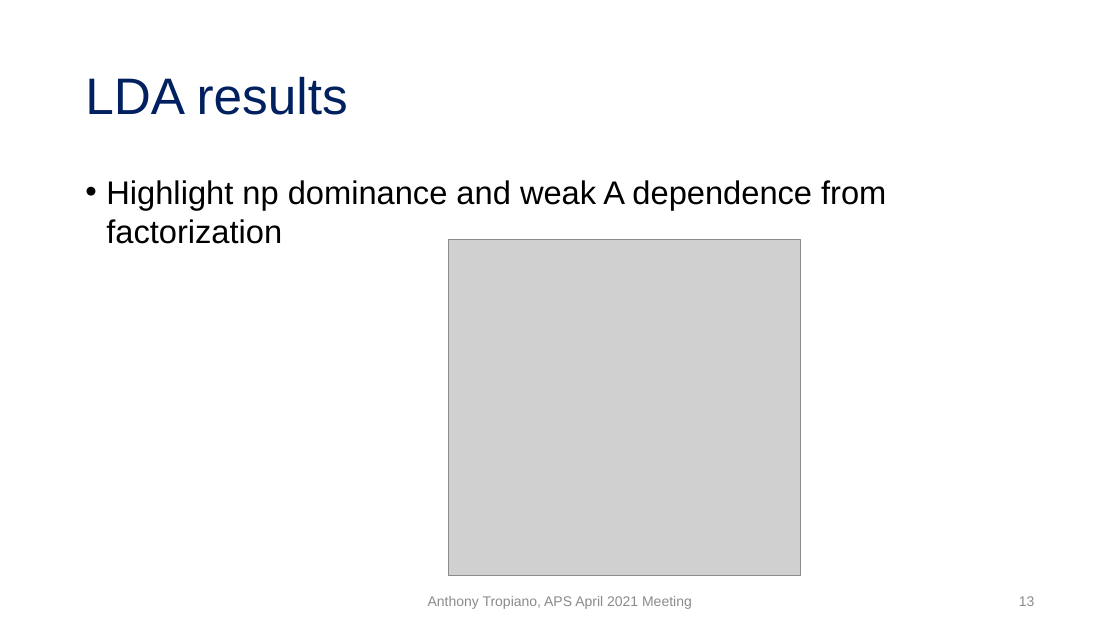
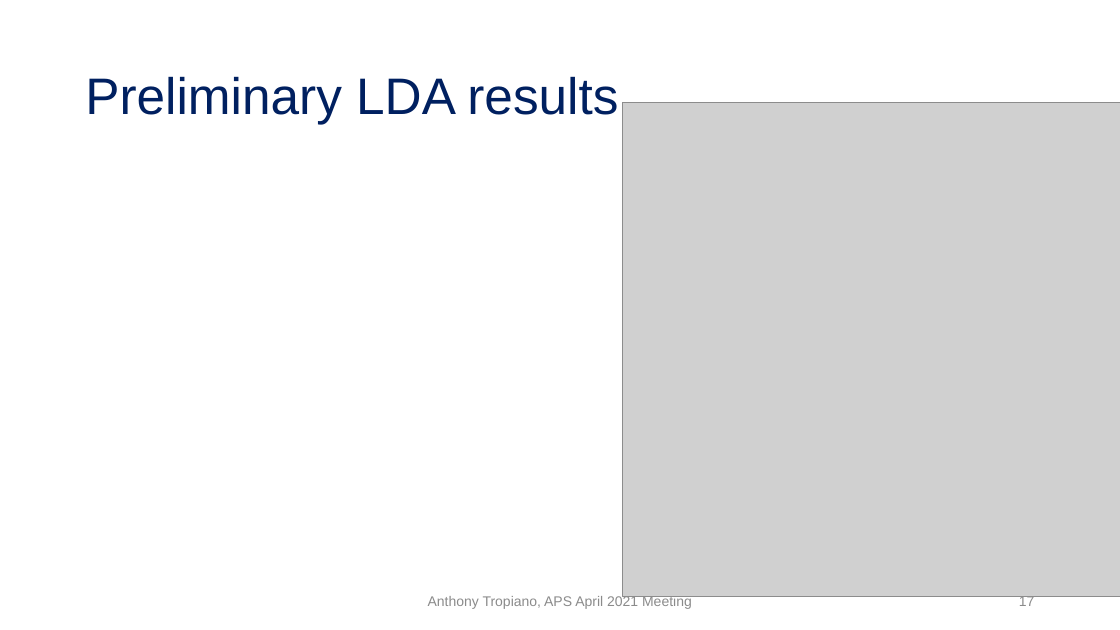
Before and after one commit to tropiano4/tropiano-srg, a slide deck: slide 17 of Presentations/APS_April2021/tropiano_aps_april2021.pptx (slide 13 before the commit). Drawn at 1120x630 pixels with LibreOffice and Linux fonts; fonts in the diff are those of the drawing; grey boxes stand for pictures. Boxes give left, top, right and bottom in pixels: in the first picture for what was removed or moved away, otherwise in the second. Text is boxed around its words. In the diff, an @@ line names an element or a change of style, - is before the commit and + after.

```diff
--- a/Presentations/APS_April2021/tropiano_aps_april2021.pptx
+++ b/Presentations/APS_April2021/tropiano_aps_april2021.pptx
@@ title at (85,76,618,125): text changed @@
-LDA results
+Preliminary LDA results
@@ picture added at (623,103,1120,597) @@
@@ text removed at (106,180,886,244) @@
-• Highlight np dominance and weak A dependence from factorization
@@ picture removed at (448,239,801,576) @@
@@ page number at (1019,595,1035,606): text changed @@
-13
+17
```
Also in this commit, not shown: 12 other slides changed, 10 slides added, 3 slides removed, 2 other files.
